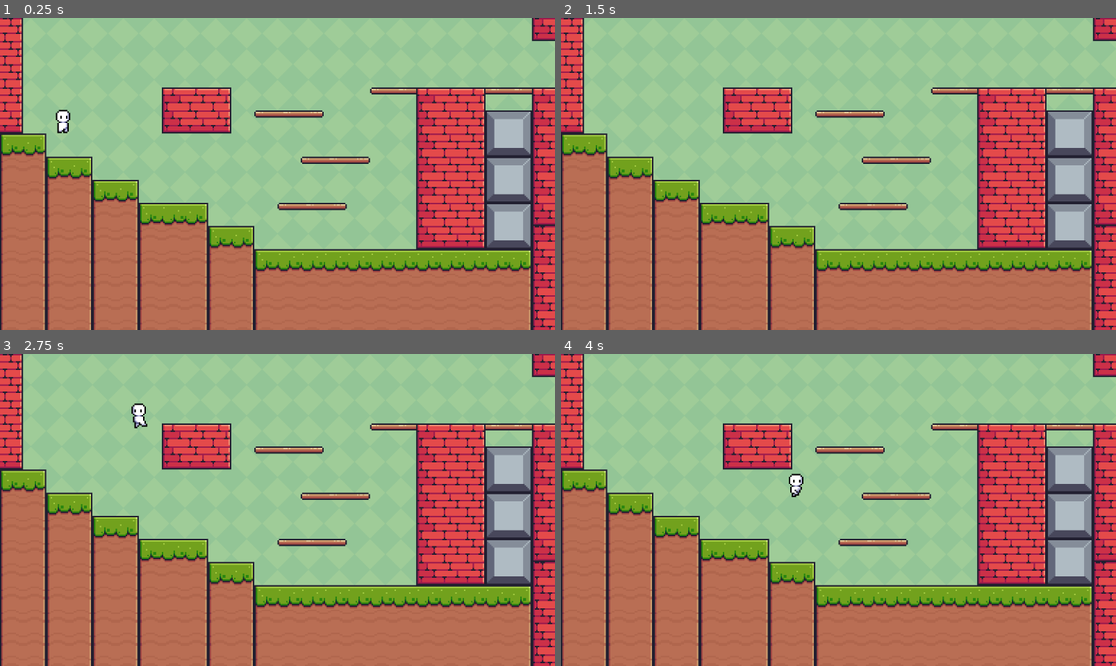
Above: before the commit, frames 1-4 (two rows, left to right).
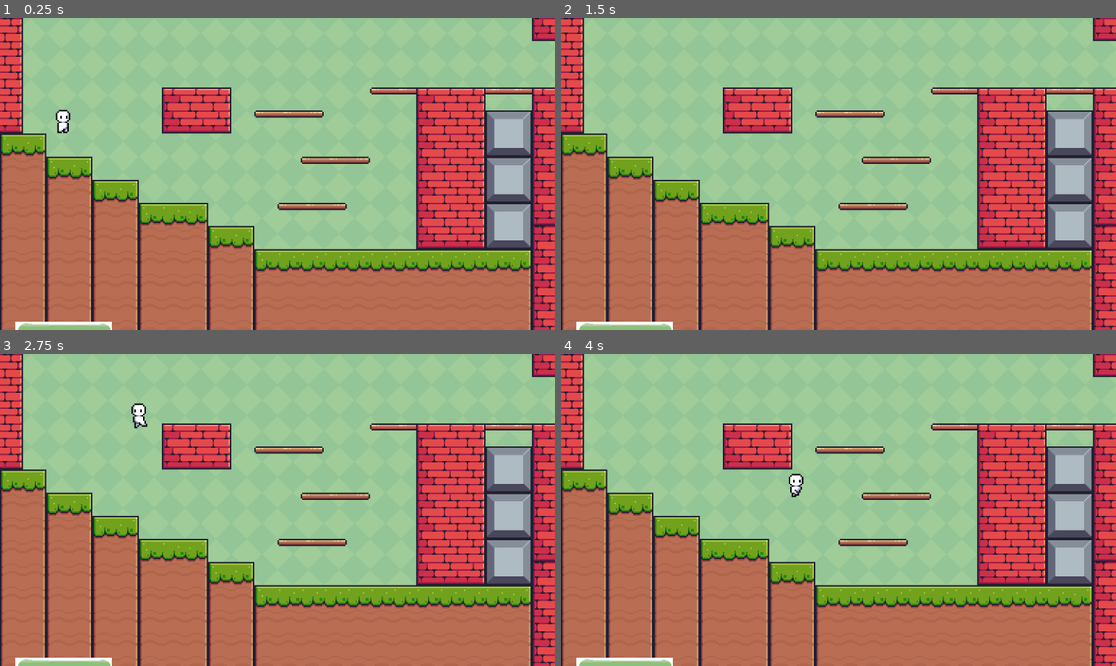
Above: after the commit, the same moments.

Repository: 22024-Gus/godot-game-UNESGO
Game: Godot game, scene res://scenes/main.tscn
The game is run twice, just before and just after one commit, with the same random seed, the same clock (stepped at 60 frames per second) and the same inputs.
Inputs:
- Up to frame 1 (0.25 s): no input
- Up to frame 2 (1.5 s): tap Enter (ui_accept) at 0.5, 0.77, 1.25 s; hold Right (ui_right) from 0.53 s (still down)
- Up to frame 3 (2.75 s): tap Enter (ui_accept) at 1.52, 2 s; release Right (ui_right) at 2.03 s; hold Left (ui_left) from 2.03 s (still down)
- Up to frame 4 (4 s): release Left (ui_left) at 2.78 s; hold Right (ui_right) from 2.78 s (still down); tap Enter (ui_accept) at 3.02, 3.77 s

The runs differ from the first frame. In frame 1, 0.5% of the frame differs, in the area x 2-21%, y 97-100%; in frame 2, 0.5%; in frame 3, 0.5%; in frame 4, 0.5%.

Commit message:
v1.3
simple health bar implemented - not fully but will complete soon

Diff:
--- a/scenes/main.tscn
+++ b/scenes/main.tscn
@@ -1,8 +1,11 @@
-[gd_scene load_steps=6 format=4 uid="uid://bxt31wy7vjo1p"]
+[gd_scene load_steps=9 format=4 uid="uid://bxt31wy7vjo1p"]
 
 [ext_resource type="Texture2D" uid="uid://b5dokl6bd2lkr" path="res://resources/Green.png" id="1_c07xs"]
 [ext_resource type="Texture2D" uid="uid://ch86kjckp8paq" path="res://resources/Terrain (16x16).png" id="2_44wm8"]
 [ext_resource type="PackedScene" uid="uid://e16isattsfhc" path="res://scenes/main_character.tscn" id="3_j5clk"]
+[ext_resource type="Texture2D" uid="uid://bcjr18tsehkom" path="res://resources/background.png" id="4_0k83x"]
+[ext_resource type="Texture2D" uid="uid://ryvj61htofok" path="res://resources/over.png" id="5_hoowd"]
+[ext_resource type="Texture2D" uid="uid://dmm4dpc13e8x" path="res://resources/healthbar.png" id="6_h3wab"]
 
 [sub_resource type="TileSetAtlasSource" id="TileSetAtlasSource_by75n"]
 texture = ExtResource("2_44wm8")
@@ -200,3 +203,14 @@
 
 [node name="CharacterBody2D" parent="." instance=ExtResource("3_j5clk")]
 position = Vector2(131, 174)
+
+[node name="TextureProgressBar" type="TextureProgressBar" parent="."]
+offset_left = 32.0
+offset_top = 631.0
+offset_right = 232.0
+offset_bottom = 681.0
+step = 0.5
+value = 100.0
+texture_under = ExtResource("4_0k83x")
+texture_over = ExtResource("5_hoowd")
+texture_progress = ExtResource("6_h3wab")
Binary file added: resources/background.png
Not shown, added: resources/background.png.import
Binary file added: resources/healthbar.png
Not shown, added: resources/healthbar.png.import
Binary file added: resources/over.png
Not shown, added: resources/over.png.import
